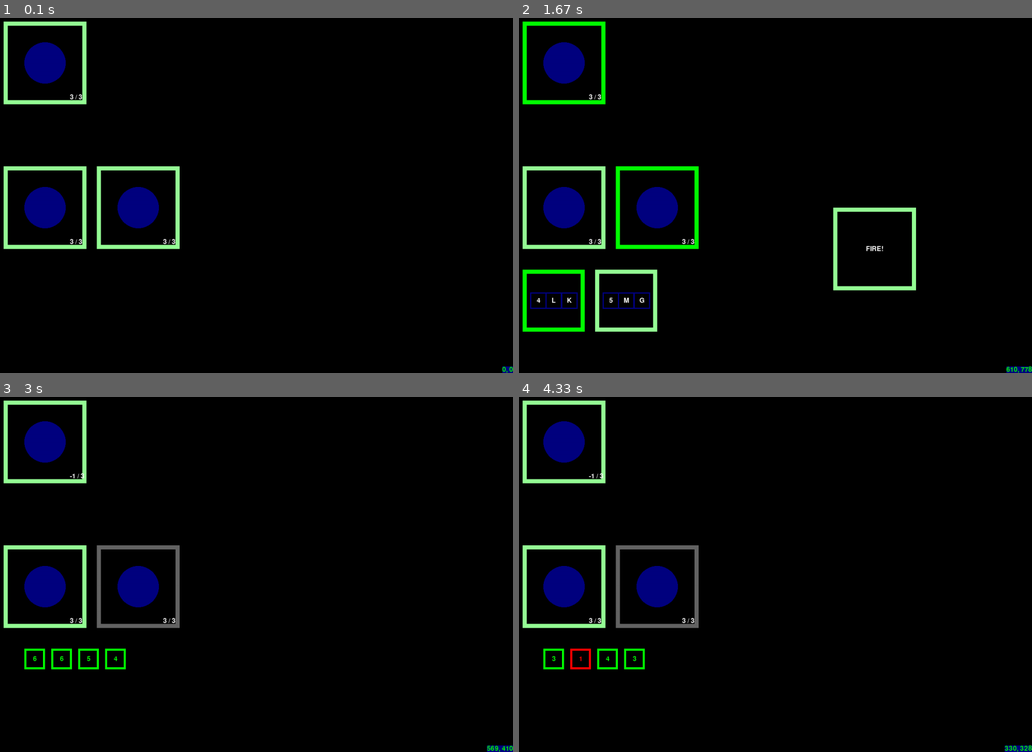
Above: before the commit, frames 1-4 (two rows, left to right).
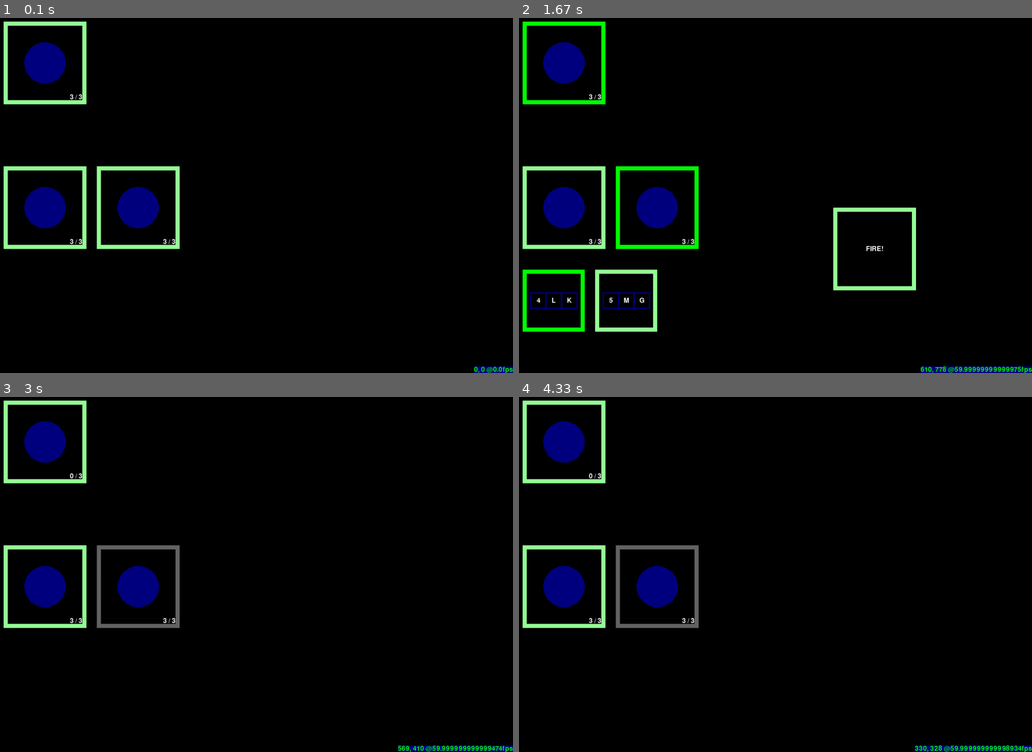
Above: after the commit, the same moments.

Repository: ErikRoelofs/pygame-tryout
Game: pygame game, started from game.py
The game is run twice, just before and just after one commit, with the same random seed, the same clock (stepped at 60 frames per second) and the same inputs.
Inputs (mouse positions are in pixels of both pictures, inside the frame that each line leads up to):
- Up to frame 1 (0.1 s): no input
- Up to frame 2 (1.67 s): press the mouse at (770, 209) at 0.37 s; move the mouse to (703, 199) at 0.47 s; release the mouse at (642, 191) at 0.6 s; press the mouse at (554, 302) at 0.7 s; move the mouse to (565, 298) at 0.8 s; release the mouse at (580, 294) at 0.93 s; click (565, 64) at 1.05 s; press the mouse at (554, 302) at 1.37 s; move the mouse to (652, 312) at 1.47 s; release the mouse at (754, 323) at 1.6 s
- Up to frame 3 (3 s): click (353, 627) at 1.72 s; press the mouse at (46, 585) at 2.2 s; move the mouse to (220, 641) at 2.3 s; release the mouse at (395, 698) at 2.43 s; press the mouse at (46, 585) at 2.53 s; move the mouse to (210, 560) at 2.63 s; release the mouse at (379, 531) at 2.77 s; press the mouse at (138, 585) at 2.87 s; move the mouse to (220, 549) at 2.97 s
- Up to frame 4 (4.33 s): release the mouse at (816, 514) at 3.1 s; press the mouse at (565, 585) at 3.2 s; move the mouse to (585, 578) at 3.3 s; release the mouse at (611, 570) at 3.43 s; press the mouse at (657, 585) at 3.53 s; move the mouse to (667, 634) at 3.63 s; release the mouse at (678, 684) at 3.77 s; press the mouse at (657, 585) at 3.87 s; move the mouse to (744, 602) at 3.97 s; release the mouse at (831, 620) at 4.1 s; press the mouse at (657, 585) at 4.2 s; move the mouse to (636, 514) at 4.3 s

The runs differ from the first frame. In frame 1, 0.1% of the frame differs, in the area x 92-100%, y 98-100%; in frame 2, 0.4%; in frame 3, 0.9%, in the area x 4-100%, y 21-100%; in frame 4, 0.9%.

Commit message:
Animations will play, blocking input until done, then the result is applied.

Diff:
--- a/animations.py
+++ b/animations.py
@@ -13,6 +13,9 @@
     def getPosition(self):
         raise NotImplementedError("Should have implemented 'getPosition' method; it must return (int, int).")
 
+    def completed(self):
+        raise NotImplementedError("Should have implemented 'completed' method; it must return bool")
+
 class TestAnimation(Animation):
     def __init__(self, origin, target, size, amount ):
         assert isinstance(origin, pygame.Rect), "origin should be a Rect"
@@ -23,6 +26,7 @@
         self.amount = amount
         self.timer = 0
         self.lastDrawn = 0
+        self.duration = 3000
 
         width, height = self._getSurfaceSize()
         image = pygame.Surface((width, height))
@@ -76,3 +80,6 @@
         impact = self.randomSurfacePointInTarget()
         pygame.draw.line(self.__surface, RED, self.randomSurfacePointInOrigin(), impact, self.size)
         pygame.draw.circle(self.__surface, RED, impact, self.size*3)
+
+    def completed(self):
+        return self.timer >= self.duration
--- a/dice.py
+++ b/dice.py
@@ -31,7 +31,7 @@
     def advance(self, dt):
         result = False
         for die in self.dice:
-            result = result or die.advance(dt)
+            result = die.advance(dt) or result
         if result:
             self.redraw()
 
@@ -43,6 +43,12 @@
     def getPosition(self):
         return (DICE_MARGIN, DICE_ROW)
 
+    def completed(self):
+        completed = True
+        for die in self.dice:
+            completed = completed and die.completed()
+        return completed
+
 class Die(animations.Animation):
 
     def __init__(self, fontObj, result, required, slotnum):
@@ -53,7 +59,9 @@
         self.__surface = pygame.Surface((DICE_WIDTH,DICE_HEIGHT))
         self.timer = 0
         self.lastDrawn = 0
-        self.maxDuration = 2000
+        self.finalized = False
+        self.jumbleDuration = 2000
+        self.duration = 3000
         self.delay = 25
         self.delayDx = 10
         self._redraw(False)
@@ -63,7 +71,10 @@
 
     def advance(self, dt):
         self.timer += dt
-        if self.timer > self.maxDuration:
+
+        if self.finalized:
+            return False
+        elif self.timer > self.jumbleDuration:
             self._redraw(True)
             return True
         elif self.timer > self.lastDrawn:
@@ -78,6 +89,7 @@
 
         if final:
             roll = self.result
+            self.finalized = True
         else:
             roll = random.randint(1,6)
 
@@ -94,3 +106,6 @@
 
     def getPosition(self):
         return (DICE_MARGIN + (DICE_WIDTH + DICE_GAP) * self.slotnum, DICE_ROW)
+
+    def completed(self):
+        return self.timer >= self.duration
--- a/game.py
+++ b/game.py
@@ -59,7 +59,7 @@
 	friendlyHovered = None
 	opponentHovered = None
 	actionHovered = None
-	animation = None
+	currentAnimations = []
 
 	# make font
 	fontObj = pygame.font.Font('freesansbold.ttf', 16)
@@ -82,6 +82,9 @@
 		mouseClicked = False
 
 		DISPLAYSURF.fill(BG_COLOR)
+
+		trackCoords(fontObj, mousex, mousey, clock.get_fps())
+		drawShips(playerShips, opponentShips, (selectedShip, selectedOpponent), (friendlyHovered, opponentHovered))
 
 		for event in pygame.event.get():
 			if event.type == QUIT:
@@ -93,45 +96,51 @@
 				mousex, mousey = event.pos
 				mouseClicked = True
 
-		if selectedAction:
-			opponentHovered = getOpponentHoveredShip(mousex, mousey, opponentShips)
-			if mouseClicked and opponentHovered:
-				selectedOpponent = opponentHovered
-
-		if selectedShip:
-			actionHovered = hoveredAction(mousex, mousey, selectedShip.actions)
-			drawActionBar(fontObj, selectedShip.actions, (selectedAction, ), (actionHovered, ))
-			if mouseClicked and actionHovered:
-				selectedAction = actionHovered
-				selectedOpponent = None
-
-		friendlyHovered = getPlayerHoveredShip(mousex, mousey, playerShips)
-		if mouseClicked and friendlyHovered:
-			selectedShip = friendlyHovered
-			selectedAction = None
-			selectedOpponent = None
-
-		trackCoords(fontObj, mousex, mousey)
-		drawShips(playerShips, opponentShips, (selectedShip, selectedOpponent), (friendlyHovered, opponentHovered))
-
-		if selectedShip and selectedOpponent and selectedAction:
-			confirmHovered = confirmButtonIsHovered(mousex,mousey)
-			image = drawConfirmAction(fontObj, selectedShip, selectedAction, selectedOpponent, confirmHovered)
-			DISPLAYSURF.blit(image, (CONFIRM_LEFT_MARGIN, CONFIRM_TOP_MARGIN))
-			if mouseClicked and confirmHovered and selectedShip.available() and selectedAction.available():
-				selectedShip.performAttack(selectedAction, selectedOpponent)
-				#animation = animations.TestAnimation(getShipRectByShip(selectedShip, playerShips,True), getShipRectByShip(selectedOpponent, opponentShips, False), selectedAction.mount.damage(), selectedAction.rolls)
-				results = []
-				for i in range(0, selectedAction.rolls):
-					results.append(random.randint(1,6))
-				animation = dice.DiceTray(fontObj, results, selectedAction.mount.accuracy())
-				selectedShip = None
+		if not len(currentAnimations):
+			if selectedAction:
+				opponentHovered = getOpponentHoveredShip(mousex, mousey, opponentShips)
+				if mouseClicked and opponentHovered:
+					selectedOpponent = opponentHovered
+
+			if selectedShip:
+				actionHovered = hoveredAction(mousex, mousey, selectedShip.actions)
+				drawActionBar(fontObj, selectedShip.actions, (selectedAction, ), (actionHovered, ))
+				if mouseClicked and actionHovered:
+					selectedAction = actionHovered
+					selectedOpponent = None
+
+			friendlyHovered = getPlayerHoveredShip(mousex, mousey, playerShips)
+			if mouseClicked and friendlyHovered:
+				selectedShip = friendlyHovered
 				selectedAction = None
 				selectedOpponent = None
 
-		if animation:
-			DISPLAYSURF.blit(animation.surface(), animation.getPosition())
-			animation.advance(clock.get_time())
+			if selectedShip and selectedOpponent and selectedAction:
+				confirmHovered = confirmButtonIsHovered(mousex,mousey)
+				image = drawConfirmAction(fontObj, selectedShip, selectedAction, selectedOpponent, confirmHovered)
+				DISPLAYSURF.blit(image, (CONFIRM_LEFT_MARGIN, CONFIRM_TOP_MARGIN))
+				if mouseClicked and confirmHovered and selectedShip.available() and selectedAction.available():
+					attack = selectedShip.performAttack(selectedAction, selectedOpponent)
+					currentAnimations.append(animations.TestAnimation(getShipRectByShip(selectedShip, playerShips,True), getShipRectByShip(selectedOpponent, opponentShips, False), selectedAction.mount.damage(), selectedAction.rolls))
+					currentAnimations.append(dice.DiceTray(fontObj, attack.results, selectedAction.mount.accuracy()))
+					selectedShip = None
+					selectedAction = None
+					selectedOpponent = None
+
+		# there are animations; render them
+		else:
+			if mouseClicked:
+				currentAnimations = []
+
+			for animation in currentAnimations:
+				DISPLAYSURF.blit(animation.surface(), animation.getPosition())
+				animation.advance(clock.get_time())
+				currentAnimations = [x for x in currentAnimations if not x.completed()]
+
+			# when all animations finish, apply result of previous attack
+			if not len(currentAnimations) and attack:
+				attack.apply()
+				attack = None
 
 		if turnShouldEnd(playerShips, opponentShips):
 			nextTurn(playerShips, opponentShips)
@@ -139,8 +148,8 @@
 		pygame.display.update()
 		clock.tick(60)
 
-def trackCoords(fontObj, mousex, mousey):
-		textSurfaceObj = fontObj.render(str(mousex) + ', ' + str(mousey), True, GREEN, BLUE)
+def trackCoords(fontObj, mousex, mousey, fps):
+		textSurfaceObj = fontObj.render(str(mousex) + ', ' + str(mousey) + ' @' + str(fps) + 'fps', True, GREEN, BLUE)
 		textRectObj = textSurfaceObj.get_rect()
 		textRectObj.right = SCREEN_WIDTH
 		textRectObj.bottom = SCREEN_HEIGHT
@@ -324,11 +333,11 @@
 		assert weapon in self.actions, "Cannot fire a weapon that is not on the ship!"
 		self.spend()
 		weapon.spend()
-		target.resolveAttackOnMe(weapon)
-
-	def resolveAttackOnMe(self, weapon):
-		for attack in range(weapon.rolls):
-			if( random.randint(1, 6) >= weapon.mount.accuracy()):
+		return Attack(self, weapon, target)
+
+	def resolveAttackOnMe(self, attacker, weapon, results):
+		for result in results:
+			if( result >= weapon.mount.accuracy()):
 				self.takeDamage( weapon.mount.damage() )
 
 	def takeDamage(self, amount):
@@ -366,5 +375,20 @@
 	def name(self):
 		return self._name
 
+class Attack:
+	def __init__(self, attacker, weapon, target):
+		self.attacker = attacker
+		self.weapon = weapon
+		self.target = target
+		self.results = []
+		self.applied = False
+		for i in range(0, self.weapon.rolls):
+			self.results.append(random.randint(1, 6))
+
+	def apply(self):
+		assert not self.applied, "This attack has already been applied!"
+		self.applied = True
+		self.target.resolveAttackOnMe(self.attacker, self.weapon, self.results)
+
 if __name__ == '__main__':
     main()
